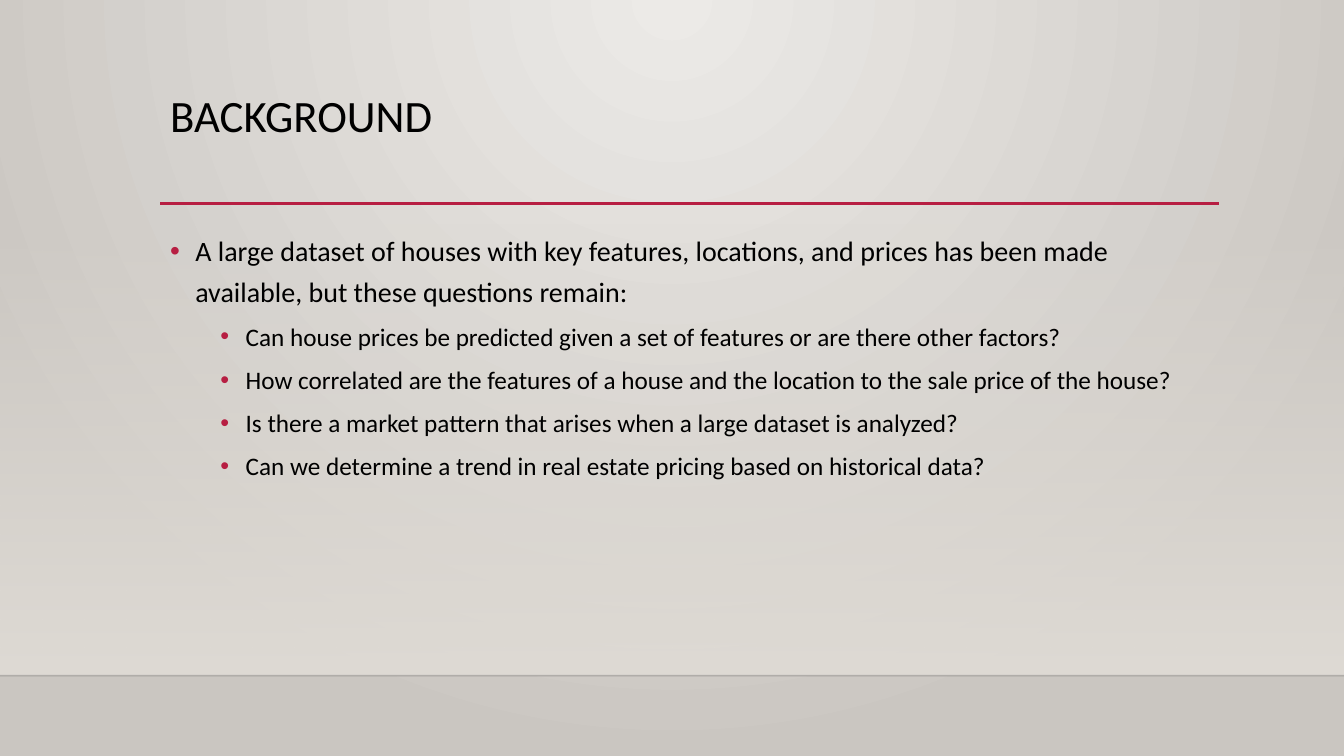
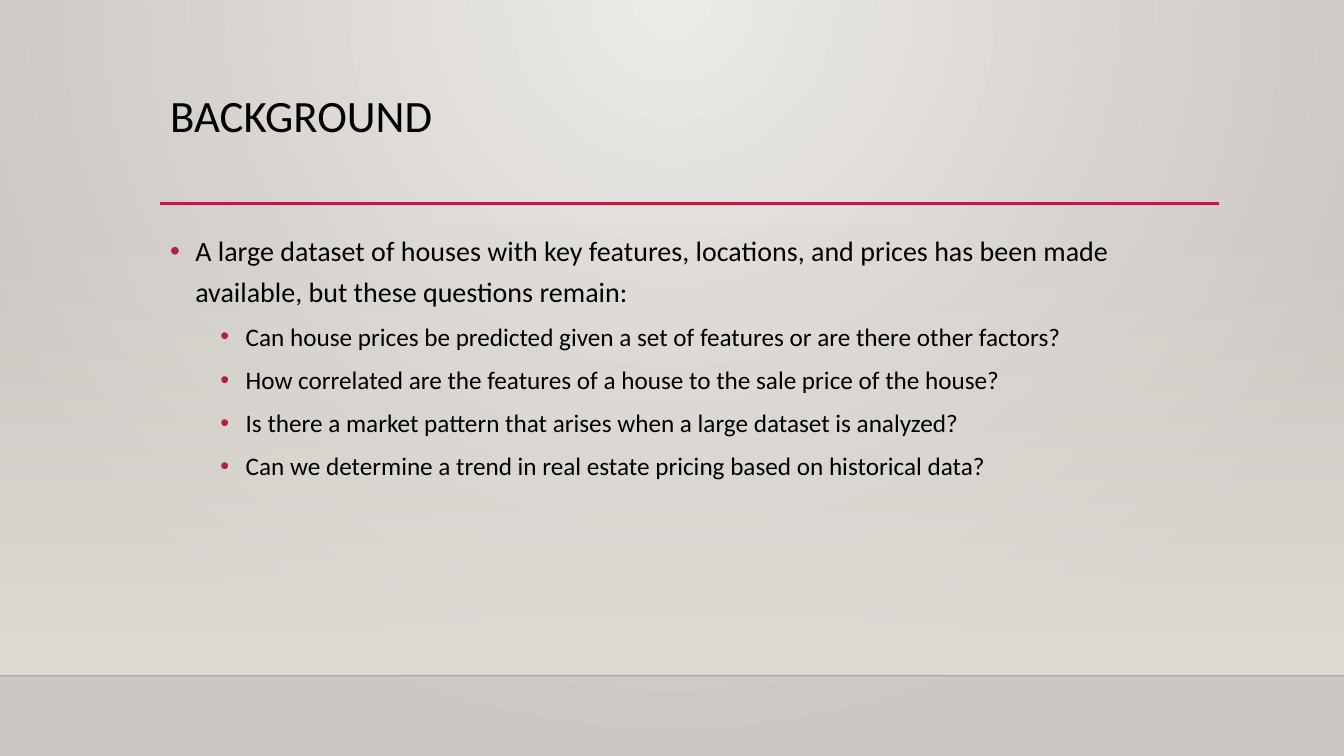
Before and after one commit to rygall/cs613_project, a slide deck: slide 3 of USA Real Estate Price Prediction_ryanedits.pptx. Drawn at 1344x756 pixels with LibreOffice and Linux fonts; fonts in the diff are those of the drawing; background and template pictures are left out. Boxes give left, top, right and bottom in pixels: in the first picture for what was removed or moved away, otherwise in the second. Text is boxed around its words. In the diff, an @@ line names an element or a change of style, - is before the commit and + after.

```diff
--- a/USA Real Estate Price Prediction_ryanedits.pptx
+++ b/USA Real Estate Price Prediction_ryanedits.pptx
@@ text at (x1=246, y1=371, x2=999, y2=393): text changed @@
-  • How correlated are the features of a house and the location to the sale price of the house?
+  • How correlated are the features of a house to the sale price of the house?
```
Also in this commit, not shown: 1 other slide changed.
